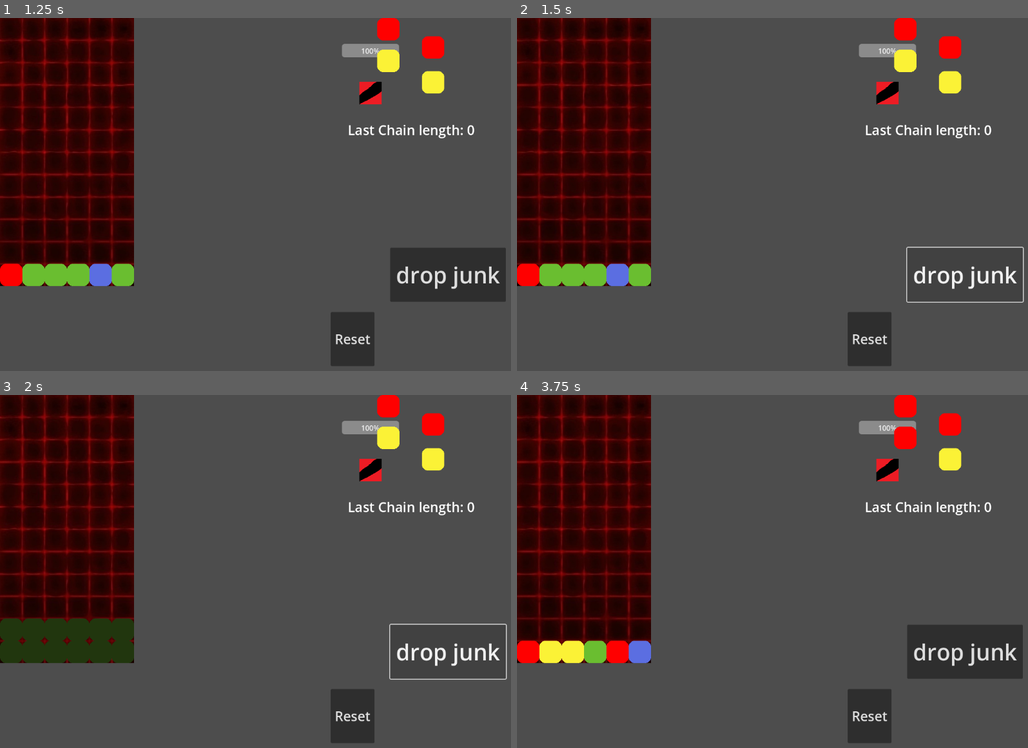
Above: before the commit, frames 1-4 (two rows, left to right).
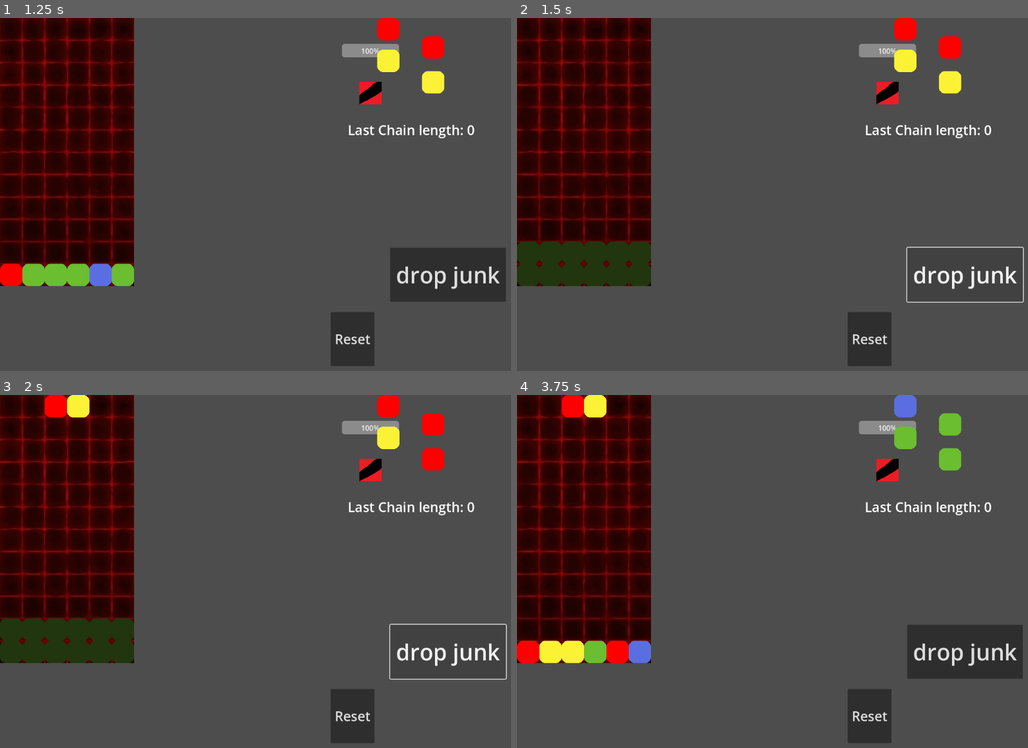
Above: after the commit, the same moments.

Repository: MarGamaDev/PuyoPuyoLike
Game: Godot game, scene res://Scenes/combat.tscn
Two runs of this game, one before a commit and one after it. Both use one fixed random seed, a clock stepped at 60 frames per second and the inputs below. This scene is started directly instead of the project's main scene. The engine's default icon, where the game draws it, is replaced by a stand-in: a white triangle on a blue panel in a dark square.
Inputs:
- Up to frame 1 (1.25 s): click "start" at 0.5 s
- Up to frame 2 (1.5 s): click "drop junk" at 1.25 s
- Up to frame 3 (2 s): no input
- Up to frame 4 (3.75 s): click "Reset" at 2 s; click "start" at 2.75 s; tap Enter at 3.5 s; hold D (puyo_right) from 3.53 s (still down); tap 1 (TESTING_player_spawn) at 3.6 s

Frame 1 is identical in both runs. In frame 2, 3.1% of the frame differs, in the area x 0-27%, y 63-77%; in frame 3, 0.8%; in frame 4, 1.6%.
Error before the commit: Trying to assign value of type 'Nil' to a variable of type 'Array'. (res://scripts/grid_manager.gd:369)

Commit message:
weirdly effective timing update

Diff:
--- a/scripts/grid_manager.gd
+++ b/scripts/grid_manager.gd
@@ -274,7 +274,7 @@
 	#sets a check to see if anything changed, if it hasn't changed it should stay false
 	var check = false
 	if player_fall_flag == false:
-		await get_tree().create_timer(down_tick_speed).timeout
+		await get_tree().create_timer(0.2).timeout
 	#loops through all puyos, but from bottom up
 	for i in range(grid_height - 2, -1, -1):
 		#starts with one above bottom
@@ -359,7 +359,7 @@
 		pop_puyos(puyos_to_pop)
 		#down_tick()
 		#await down_check_finished
-		await get_tree().create_timer(0.3).timeout
+		await get_tree().create_timer(0.2).timeout
 		check_board(await get_grouped_puyos())
 		return true
 
